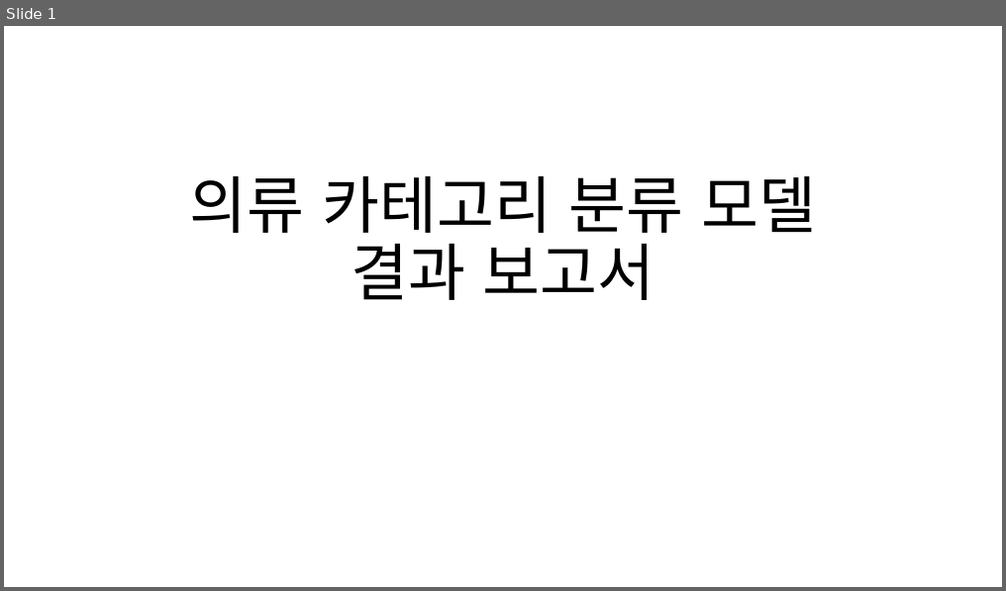
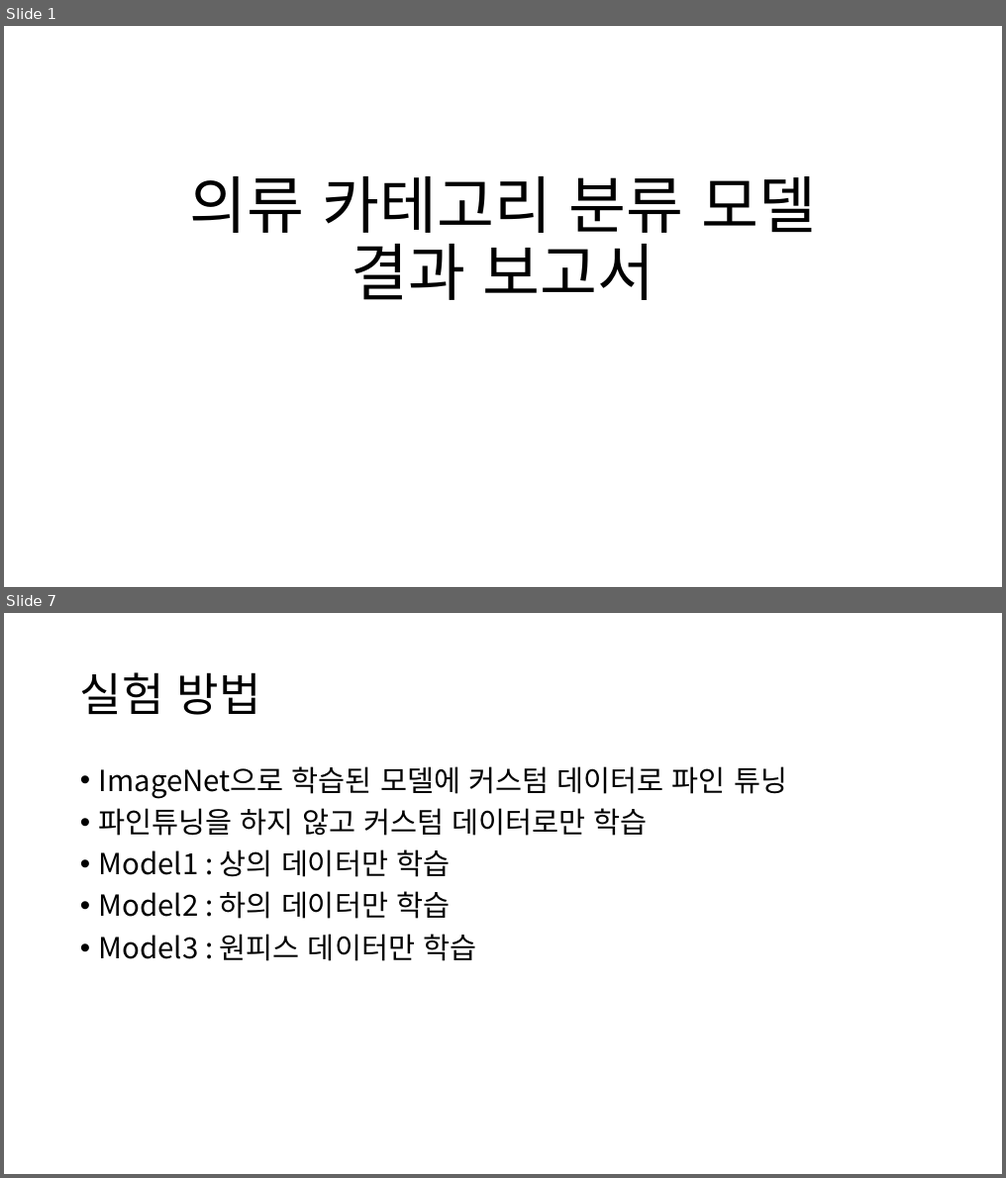
Before and after one commit to Playdata-G-DA35/DA35-final-team2-Item_Classification_RPA, a slide deck: documents/의류 카테고리 분류 모델 결과 보고서.pptx. Shown one above the other, each under a label of ours: slide 1 before the commit, slides 1 and 7 after it; the slides between them are not shown. The pictures are 1006x591 and 1006x1178 pixels, drawn with LibreOffice and Linux fonts; fonts in the diff are those of the drawing. Boxes give left, top, right and bottom in pixels: in the first picture for what was removed or moved away, otherwise in the second. Text is boxed around its words. In the diff, an @@ line names an element or a change of style, - is before the commit and + after.

```diff
--- a/documents/의류 카테고리 분류 모델 결과 보고서.pptx
+++ b/documents/의류 카테고리 분류 모델 결과 보고서.pptx
@@ slide 7 added at box(4, 613, 1002, 1174), background #FFFFFF @@
@@ title added at box(80, 672, 261, 715), 44 pt, text #000000 @@
+실험 방법
@@ text added at box(99, 766, 787, 961), 28 pt, text #000000 @@
+• ImageNet으로 학습된 모델에 커스텀 데이터로 파인 튜닝
+• 파인튜닝을 하지 않고 커스텀 데이터로만 학습
+• Model1 : 상의 데이터만 학습
+• Model2 : 하의 데이터만 학습
+• Model3 : 원피스 데이터만 학습
```
Also in this commit, not shown: 2 slides changed, 15 other slides added, 46 other files.
